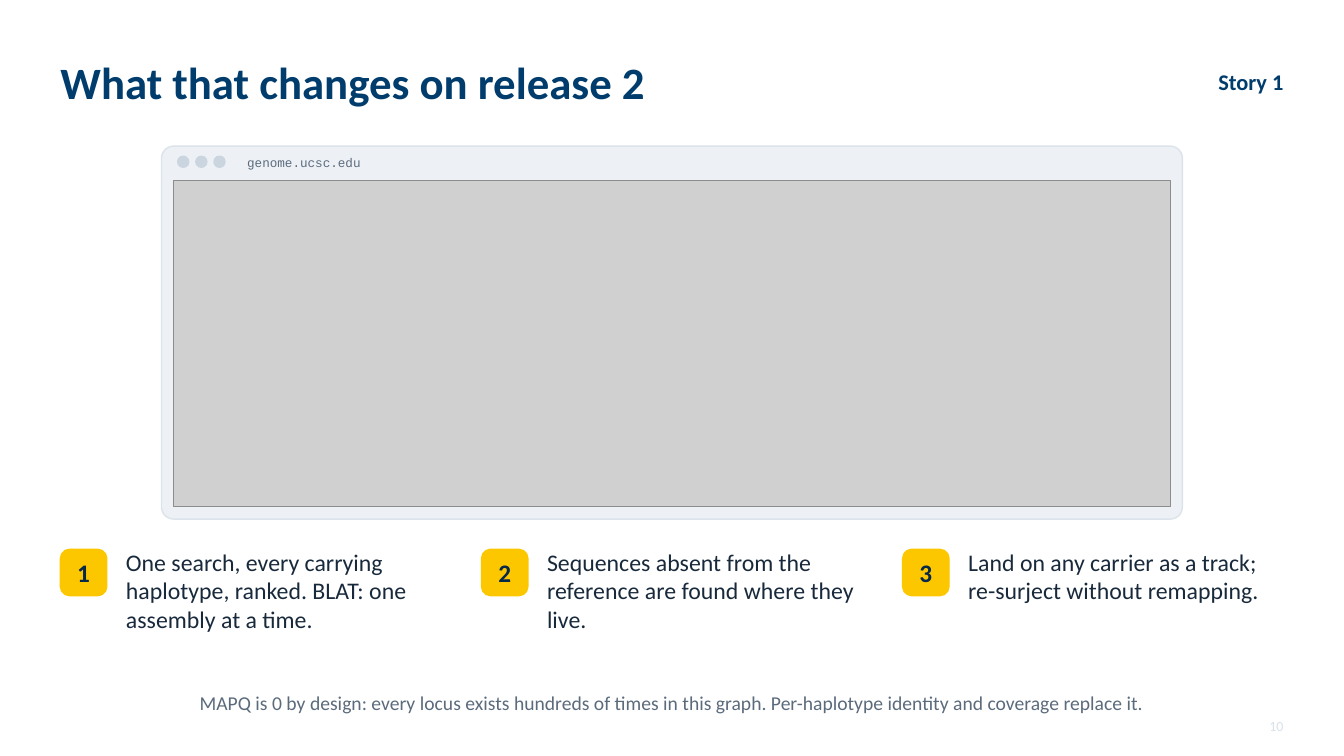
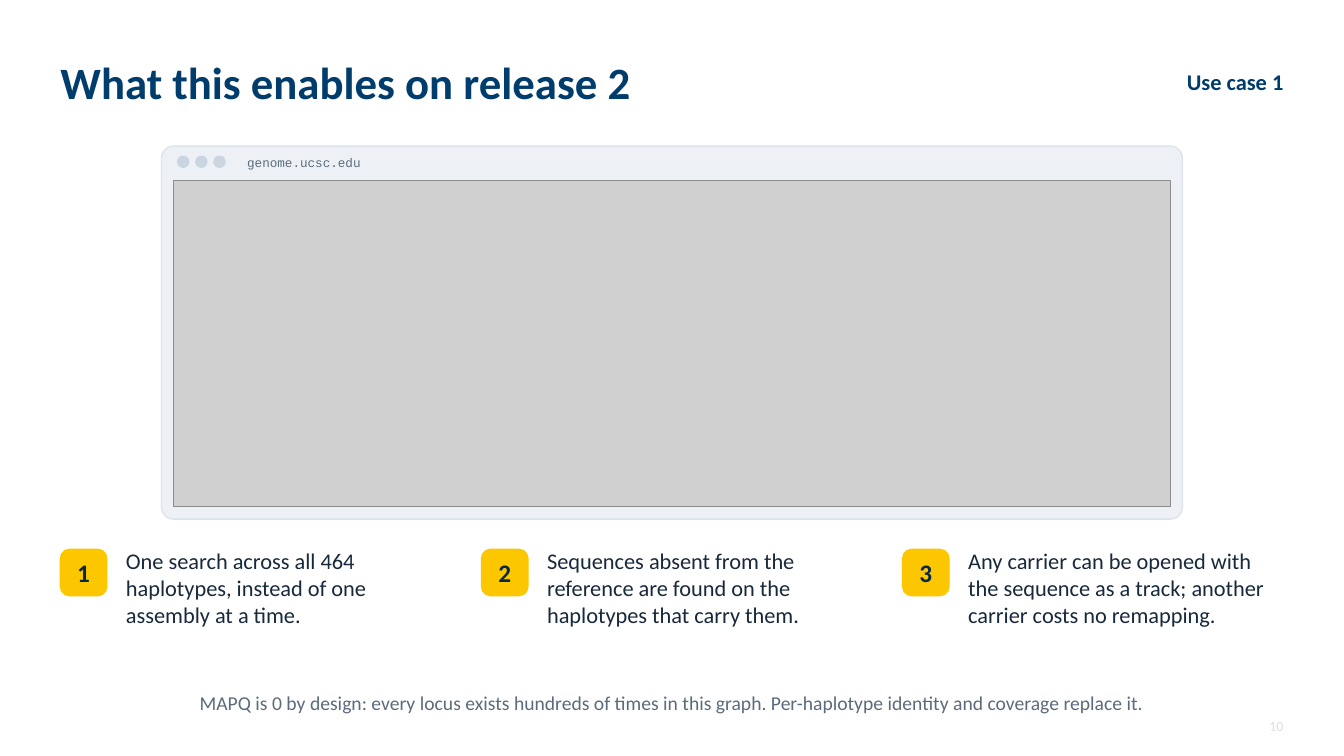
Before and after one commit to parsaeskandar/hprc_2026_poster, a slide deck: slide 10 of talk/HPRC2026_talk.pptx. Drawn at 1344x756 pixels with LibreOffice and Linux fonts; fonts in the diff are those of the drawing; grey boxes stand for pictures. Boxes give left, top, right and bottom in pixels: in the first picture for what was removed or moved away, otherwise in the second. Text is boxed around its words. In the diff, an @@ line names an element or a change of style, - is before the commit and + after.

Commit message:
Talk v5: reframed for HPRC scientists (release 2 first, two use cases, no engineering detail; checked/limits slides removed; professional wording)

```diff
--- a/talk/HPRC2026_talk.pptx
+++ b/talk/HPRC2026_talk.pptx
@@ text at <box>60,67,631,100</box>: text changed @@
-What that changes on release 2
+What this enables on release 2
@@ text at <box>1187,75,1283,90</box>: text changed @@
-Story 1
+Use case 1
@@ text at <box>126,553,366,627</box>: text changed; size 17 to 16 pt @@
-One search, every carrying haplotype, ranked. BLAT: one assembly at a time.
+One search across all 464 haplotypes, instead of one assembly at a time.
@@ text at <box>547,553,799,627</box>: text changed; size 17 to 16 pt @@
-Sequences absent from the reference are found where they live.
+Sequences absent from the reference are found on the haplotypes that carry them.
@@ text at <box>968,553,1264,627</box>: text changed; size 17 to 16 pt @@
-Land on any carrier as a track; re-surject without remapping.
+Any carrier can be opened with the sequence as a track; another carrier costs no remapping.
```
Also in this commit, not shown: 15 other slides changed, 2 slides added, 4 slides removed, 3 other files.
